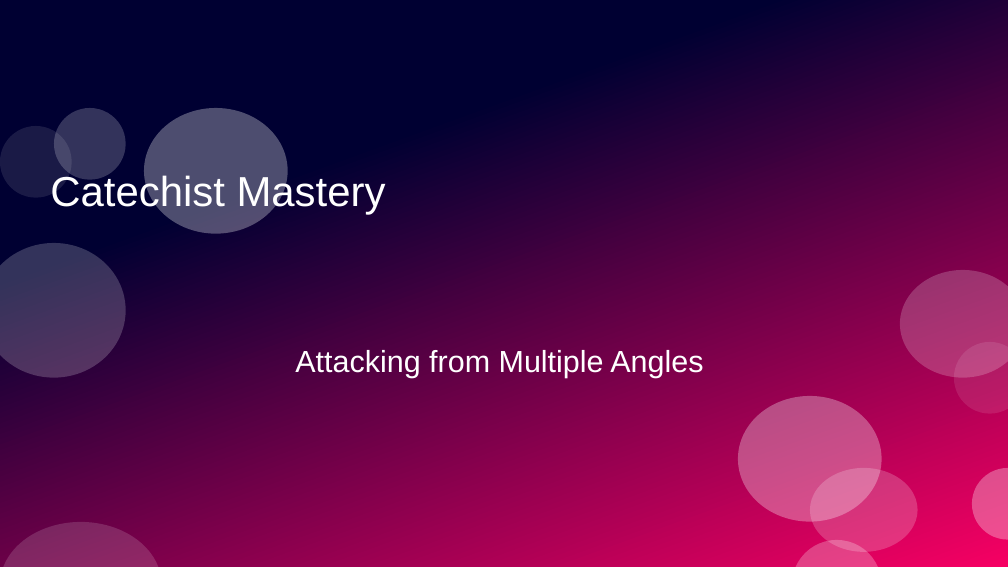
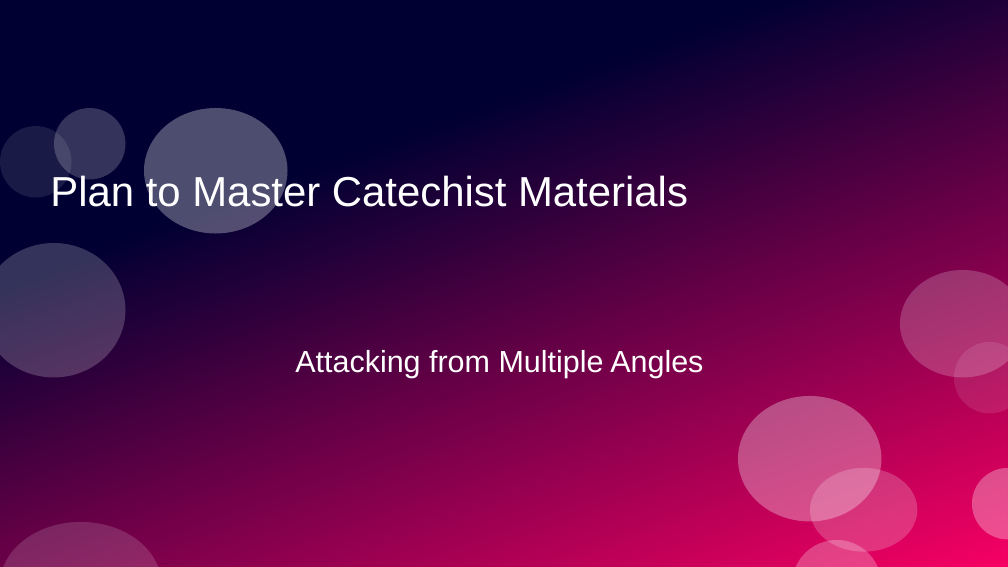
Before and after one commit to stevemac321/Catechist, a slide deck: slide 1 of Mastery.pptx. Drawn at 1008x567 pixels with LibreOffice and Linux fonts; fonts in the diff are those of the drawing. Boxes give left, top, right and bottom in pixels: in the first picture for what was removed or moved away, otherwise in the second. Text is boxed around its words. In the diff, an @@ line names an element or a change of style, - is before the commit and + after.

```diff
--- a/Mastery.pptx
+++ b/Mastery.pptx
@@ title at [50,173,688,215]: text changed @@
-Catechist Mastery
+Plan to Master Catechist Materials
```
Also in this commit, not shown: 4 other slides changed, 3 slides added, 5 slides removed, 1 other file.
